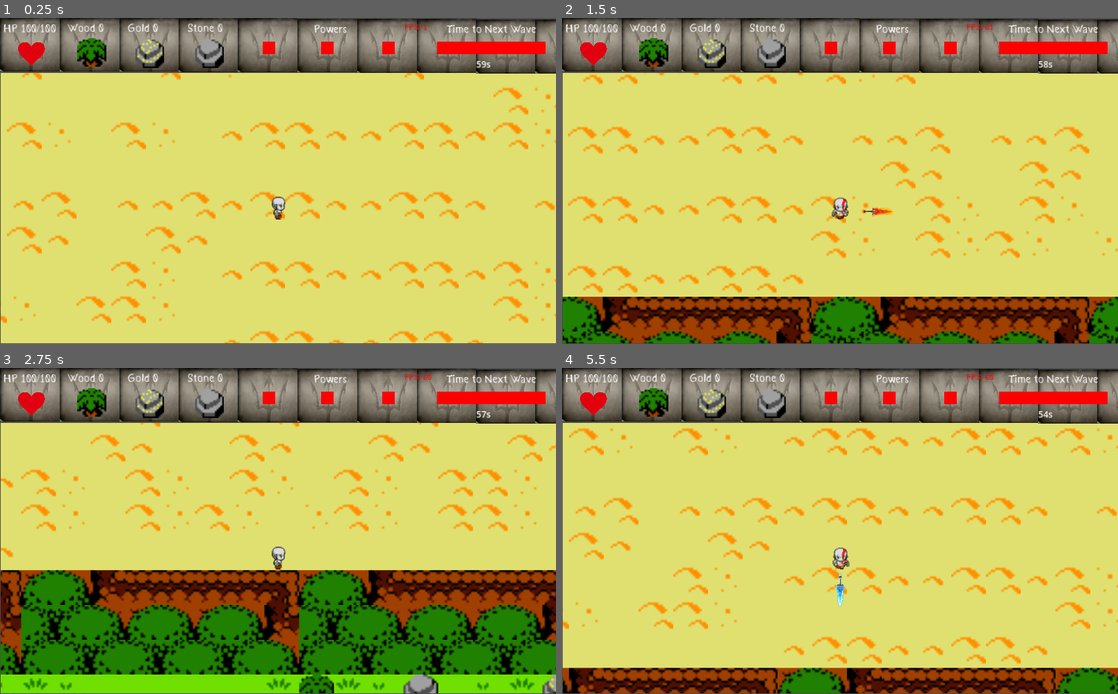
Above: before the commit, frames 1-4 (two rows, left to right).
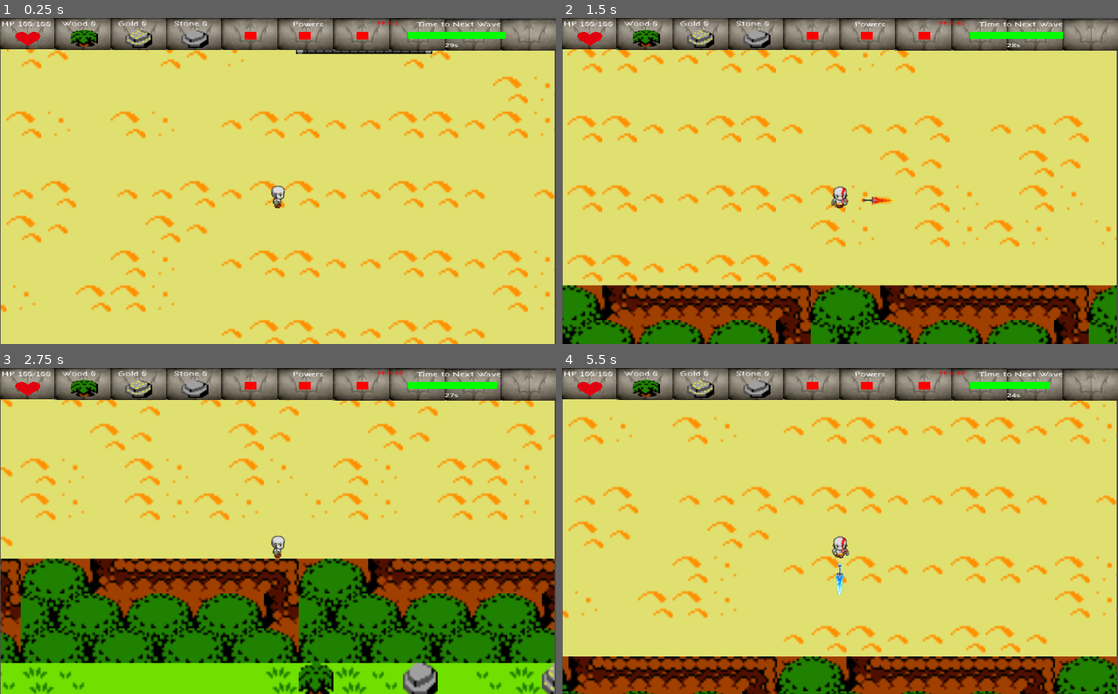
Above: after the commit, the same moments.

Repository: Christian2019/ProjetoAtenas
Game: Godot game, scene res://Scenes/MainScenes/Game_ViewPort.tscn
The game is run twice, just before and just after one commit, with the same random seed, the same clock (stepped at 60 frames per second) and the same inputs. Sound files missing from this copy of the repository are replaced by a short silence.
Inputs:
- Up to frame 1 (0.25 s): no input
- Up to frame 2 (1.5 s): tap Enter at 0.5 s; hold Right (Move_Right) 0.53-1.28 s; hold Q (Attack1) 0.53-1.28 s; hold Down (Move_Down) from 1.28 s (still down); tap W (Attack2) at 1.35 s
- Up to frame 3 (2.75 s): release Down (Move_Down) at 2.03 s; hold Right (Move_Right) from 2.03 s (still down); tap 1 (ChangeAttack1) at 2.1 s
- Up to frame 4 (5.5 s): release Right (Move_Right) at 2.78 s; hold Up (Move_Up) 2.78-3.53 s; tap R (Dash) at 2.85 s; hold Left (Move_Left) 3.53-5.03 s; tap E (Turret) at 3.6 s; tap T (Ultimate) at 4.35 s; hold Down (Move_Down) from 5.03 s (still down); hold Q (Attack1) from 5.03 s (still down)

The runs differ from the first frame. In frame 1, 24% of the frame differs, in the area x 0-100%, y 0-100%; in frame 2, 35%; in frame 3, 44%; in frame 4, 33%.

Commit message:
ajuste Timer de batalha

Diff:
--- a/Scenes/Game/HUD.tscn
+++ b/Scenes/Game/HUD.tscn
@@ -13,6 +13,7 @@
 font_size = 20
 
 [node name="HUD" type="Node2D"]
+scale = Vector2(0.937977, 0.52452)
 script = ExtResource("1_60mgy")
 
 [node name="Background" type="Node2D" parent="."]
--- a/Scenes/MainScenes/Game_ViewPort.tscn
+++ b/Scenes/MainScenes/Game_ViewPort.tscn
@@ -14,14 +14,14 @@
 
 [node name="SubViewportContainer" type="SubViewportContainer" parent="."]
 offset_left = 1.0
-offset_top = 101.0
-offset_right = 1024.0
-offset_bottom = 599.0
+offset_top = 58.0
+offset_right = 1022.0
+offset_bottom = 601.0
 stretch = true
 
 [node name="SubViewport" type="SubViewport" parent="SubViewportContainer"]
 handle_input_locally = false
-size = Vector2i(1023, 498)
+size = Vector2i(1021, 543)
 size_2d_override_stretch = true
 render_target_update_mode = 4
 
@@ -31,7 +31,8 @@
 script = ExtResource("2_ah0pv")
 
 [node name="HUD" parent="." instance=ExtResource("3_agpu4")]
-position = Vector2(0, 1)
+position = Vector2(-3, -1.19209e-07)
+scale = Vector2(0.937318, 0.597639)
 
 [node name="FPS" type="Label" parent="HUD"]
 offset_left = 745.0
--- a/Scripts/HUD.gd
+++ b/Scripts/HUD.gd
@@ -3,10 +3,28 @@
 var tick =0
 var waitTick=2
 
+var speed = 1
+var isMoving=true
+
+var playerInside=false
+var centerPointInside=false
+
+var maxBarSizeX
+var timerTick=0
+var timerTime=0
+
+
+func _ready():
+	maxBarSizeX=$Frontground/TimeLine/ColorRect.size.x
+
+
 func _process(_delta):
+	timerControllerBar()
+
 	if (tick == waitTick):
 		updateTimeToNextWave()
 		updateResources()
+
 
 	if (tick < waitTick):
 		tick+=1
@@ -17,4 +35,27 @@
 	$Frontground/Stone/Label.text =  str("Stone ",Global.player.stone)
 
 func updateTimeToNextWave():
+	if (Global.Game.get_node("WaveController").battleTime):
+		return
 	$Frontground/TimeLine/Label2.text = str(Global.Game.get_node("WaveController").timer,"s")
+	if (Global.Game.get_node("WaveController").timer!=timerTime):
+		timerTime=Global.Game.get_node("WaveController").timer
+		timerTick=60*timerTime
+
+func timerControllerBar():
+	timerTick-=1
+	if (Global.Game.get_node("WaveController").battleTime):
+		$Frontground/TimeLine/ColorRect.size.x=0
+		$Frontground/TimeLine/Label.text= "Battle Time!"
+		$Frontground/TimeLine/Label2.text = ""
+		return
+	var totalWaitTimeFrames = Global.Game.get_node("WaveController").startTimer*60
+	$Frontground/TimeLine/Label.text= "Time to Next Wave"
+
+	if (timerTick>0.25*totalWaitTimeFrames):
+		$Frontground/TimeLine/ColorRect.color=Color.GREEN
+	else:
+		$Frontground/TimeLine/ColorRect.color=Color.RED
+
+	var barSizeX = maxBarSizeX*timerTick/totalWaitTimeFrames
+	$Frontground/TimeLine/ColorRect.size.x=barSizeX
--- a/Scripts/WaveController.gd
+++ b/Scripts/WaveController.gd
@@ -1,10 +1,9 @@
 extends Node2D
 
-var startTimer = 60
+var startTimer = 30
 var timer = startTimer
 
 var battleTimer = startTimer/2
-var peaceTimer = startTimer
 
 var battleTime=false
 
--- a/Scripts/player.gd
+++ b/Scripts/player.gd
@@ -1,5 +1,6 @@
 extends Node2D
 ##Stats
+var hp = 100
 var move_Speed = 10
 var attack_Speed = 1 ## precisa ser >0
 
